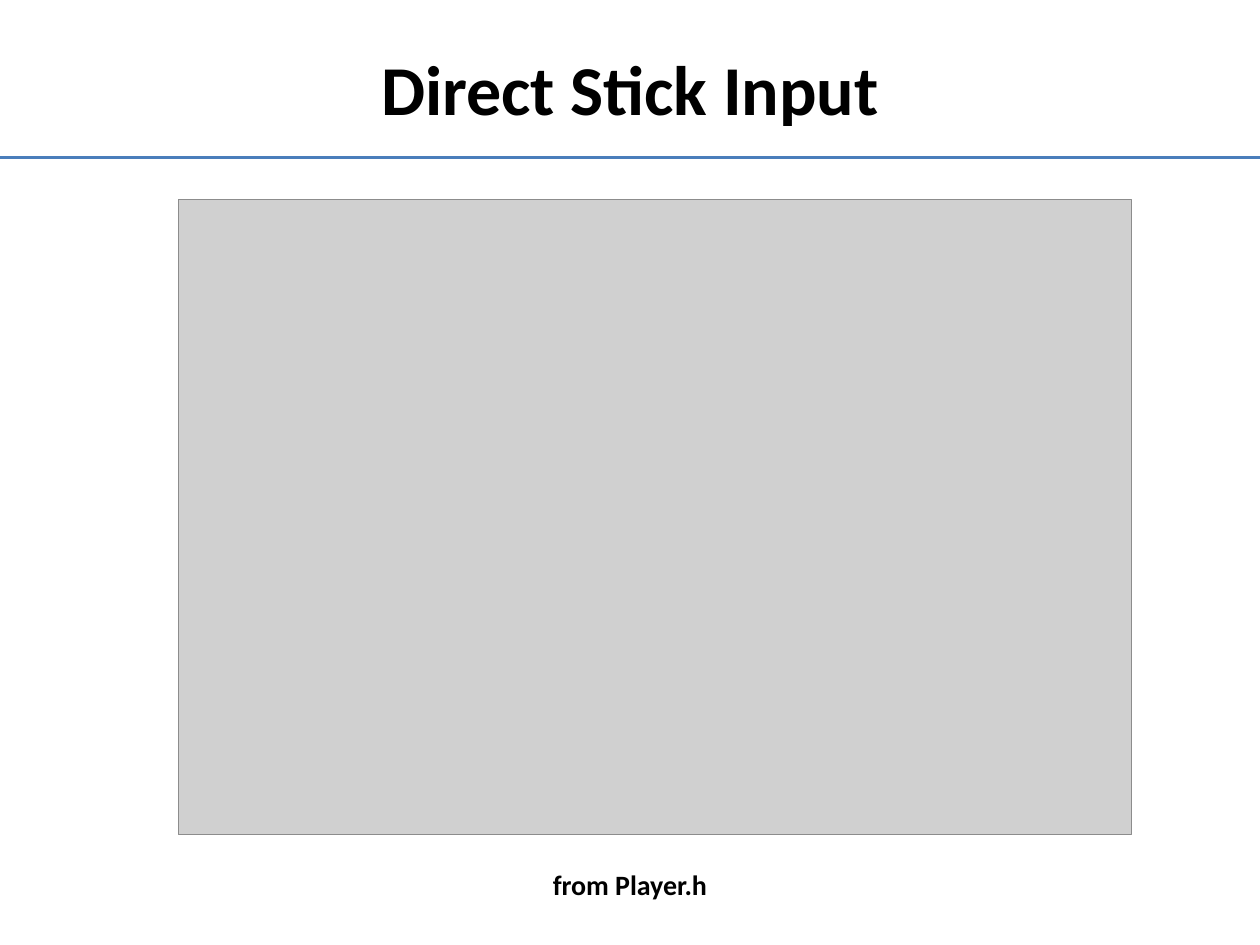
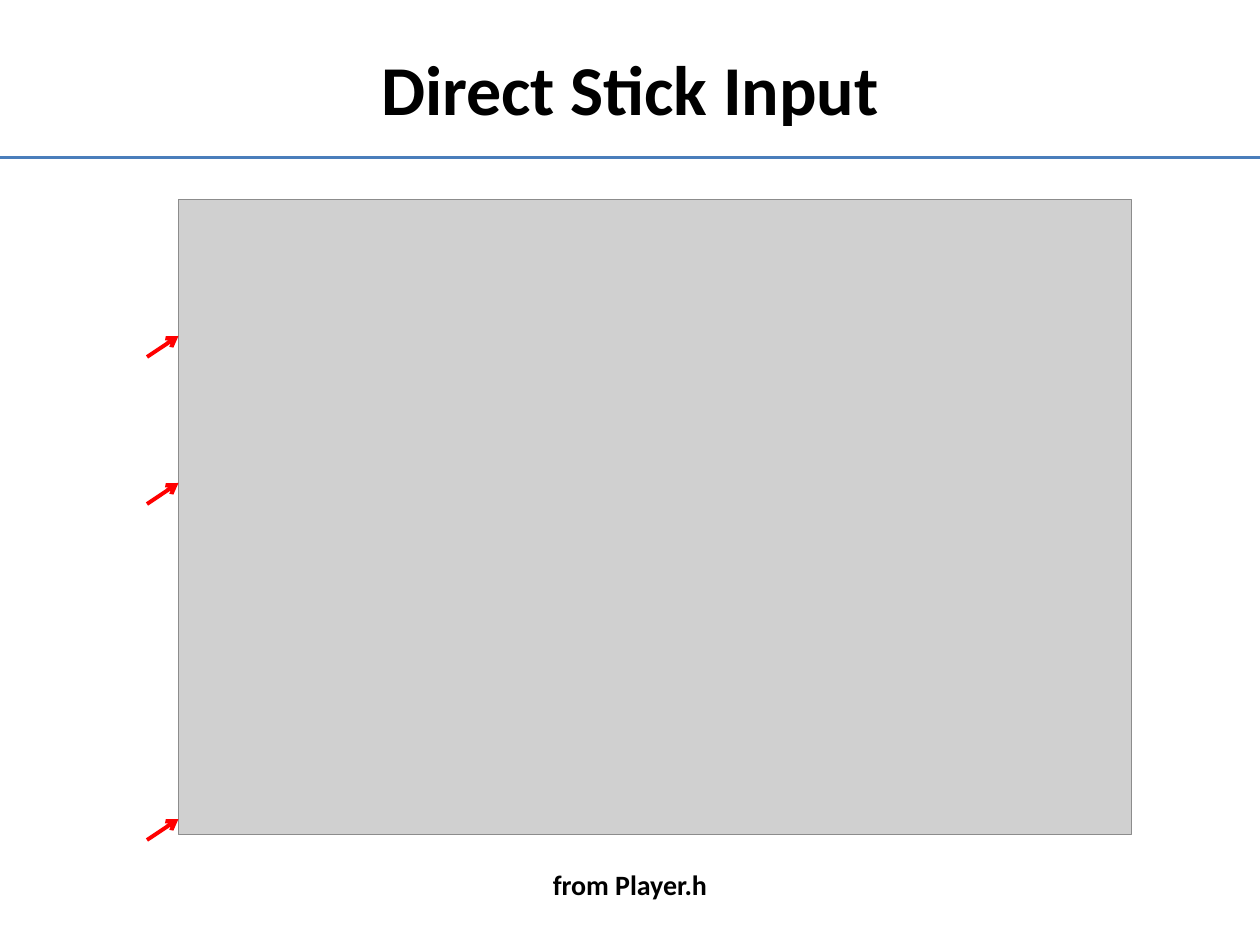
Before and after one commit to doughodson/OpenEaagles, a slide deck: slide 12 of doc/player-agent.pptx (slide 11 before the commit). Drawn at 1260x945 pixels with LibreOffice and Linux fonts; fonts in the diff are those of the drawing; grey boxes stand for pictures. Boxes give left, top, right and bottom in pixels: in the first picture for what was removed or moved away, otherwise in the second. Text is boxed around its words. In the diff, an @@ line names an element or a change of style, - is before the commit and + after.

```diff
--- a/doc/player-agent.pptx
+++ b/doc/player-agent.pptx
@@ arrow added from (147, 357) to (179, 336), #FF0000 2.25 pt @@
@@ arrow added from (147, 504) to (179, 483), #FF0000 2.25 pt @@
@@ arrow added from (147, 840) to (179, 819), #FF0000 2.25 pt @@
```
Also in this commit, not shown: 4 other slides changed, 1 slide added.
